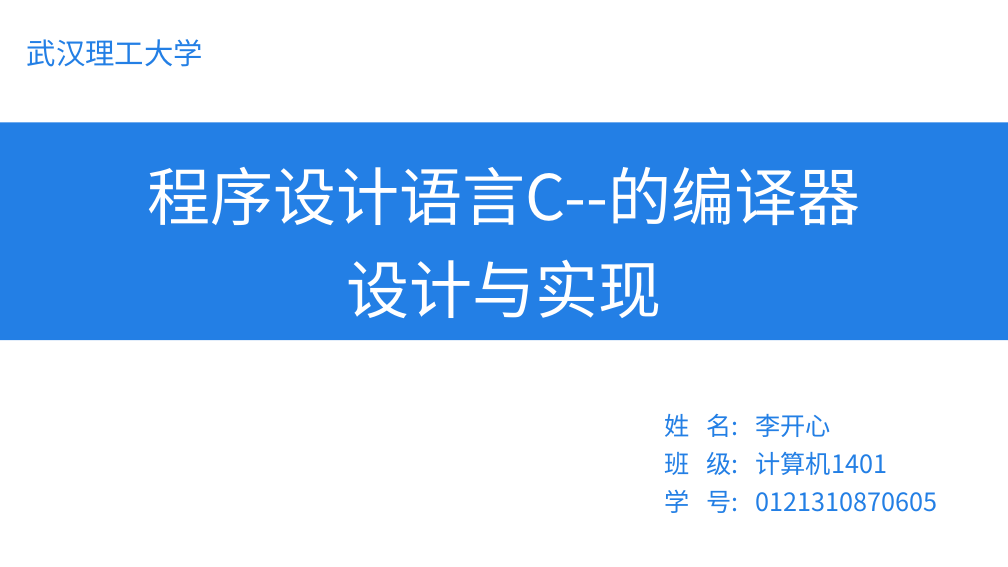
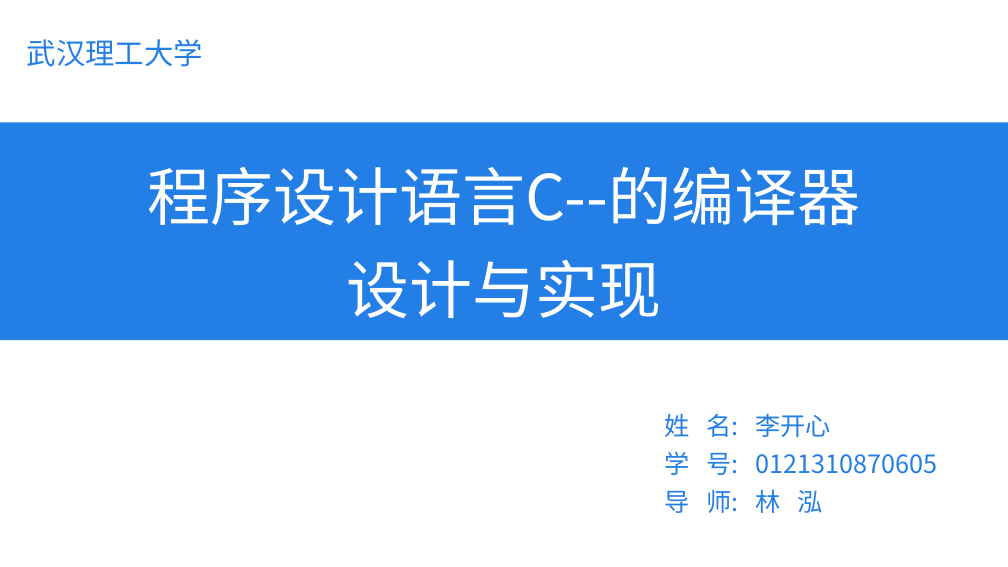
Before and after one commit to kkli28/cc, a slide deck: slide 1 of 论文相关/答辩ppt.pptx. Drawn at 1008x567 pixels with LibreOffice and Linux fonts; fonts in the diff are those of the drawing. Boxes give left, top, right and bottom in pixels: in the first picture for what was removed or moved away, otherwise in the second. Text is boxed around its words. In the diff, an @@ line names an element or a change of style, - is before the commit and + after.

```diff
--- a/论文相关/答辩ppt.pptx
+++ b/论文相关/答辩ppt.pptx
@@ text at (664,452,888,475): paragraph removed @@
-班 级: 计算机1401
@@ text at (664,489,823,513): paragraph added @@
+导 师: 林 泓
```
Also in this commit, not shown: 11 other slides changed, 6 slides removed, 7 other files.
